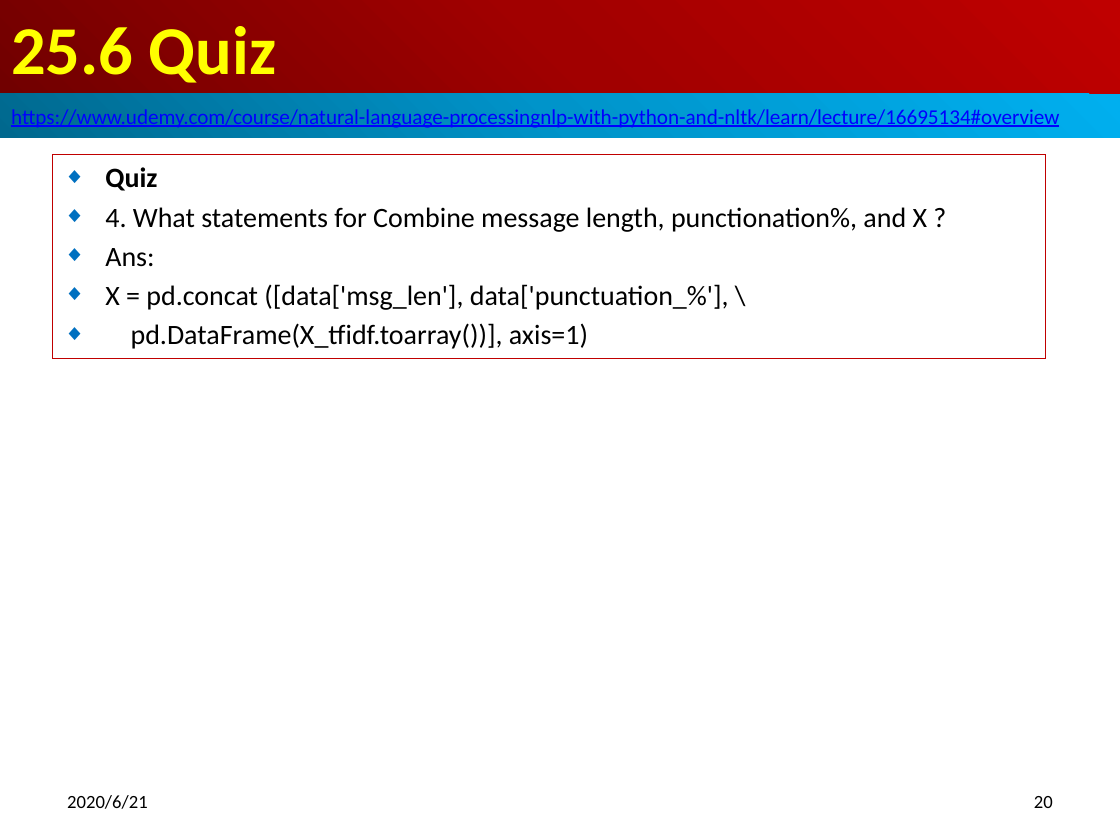
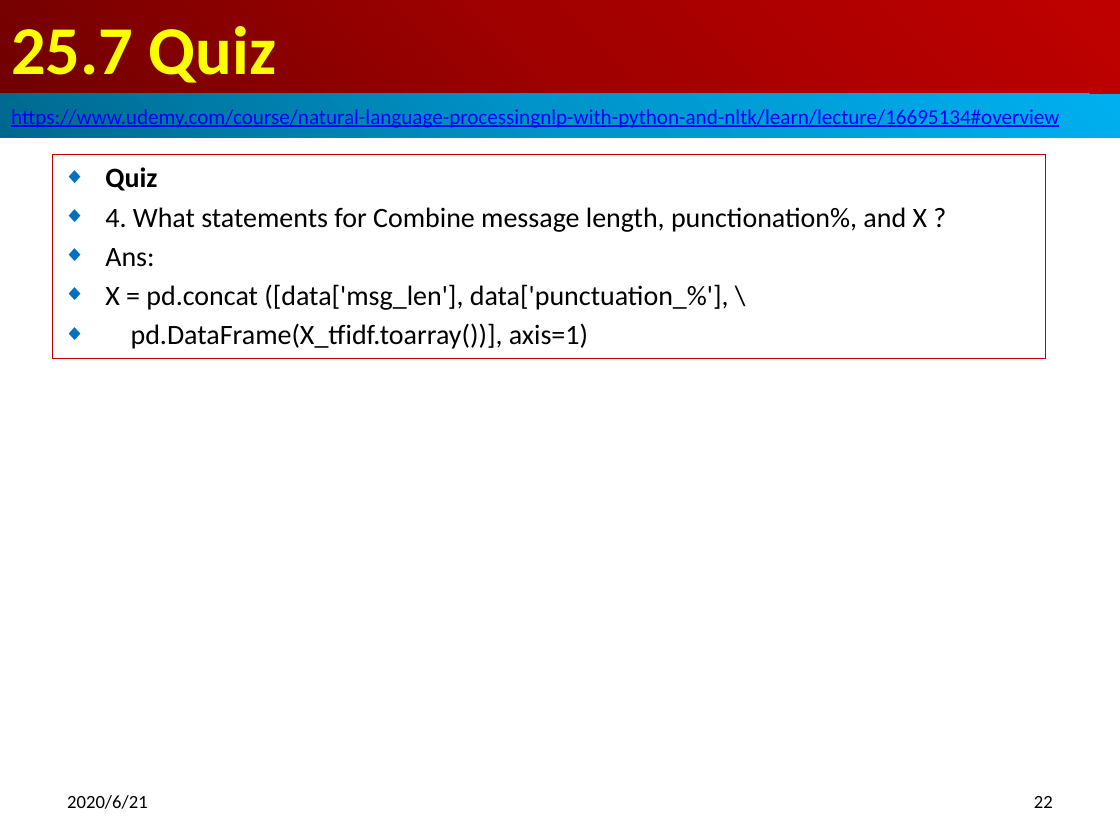
Before and after one commit to peterhchen/500_NLP_NLTK, a slide deck: slide 22 of 25_RandomForestClassifier.pptx (slide 20 before the commit). Drawn at 1120x840 pixels with LibreOffice and Linux fonts; fonts in the diff are those of the drawing. Boxes give left, top, right and bottom in pixels: in the first picture for what was removed or moved away, otherwise in the second. Text is boxed around its words. In the diff, an @@ line names an element or a change of style, - is before the commit and + after.

```diff
--- a/25_RandomForestClassifier.pptx
+++ b/25_RandomForestClassifier.pptx
@@ title at (11, 26, 277, 83): text changed @@
-25.6 Quiz
+25.7 Quiz
@@ page number at (1034, 796, 1053, 808): text changed @@
-20
+22
```
Also in this commit, not shown: 3 other slides changed, 2 slides added, 1 other file.
